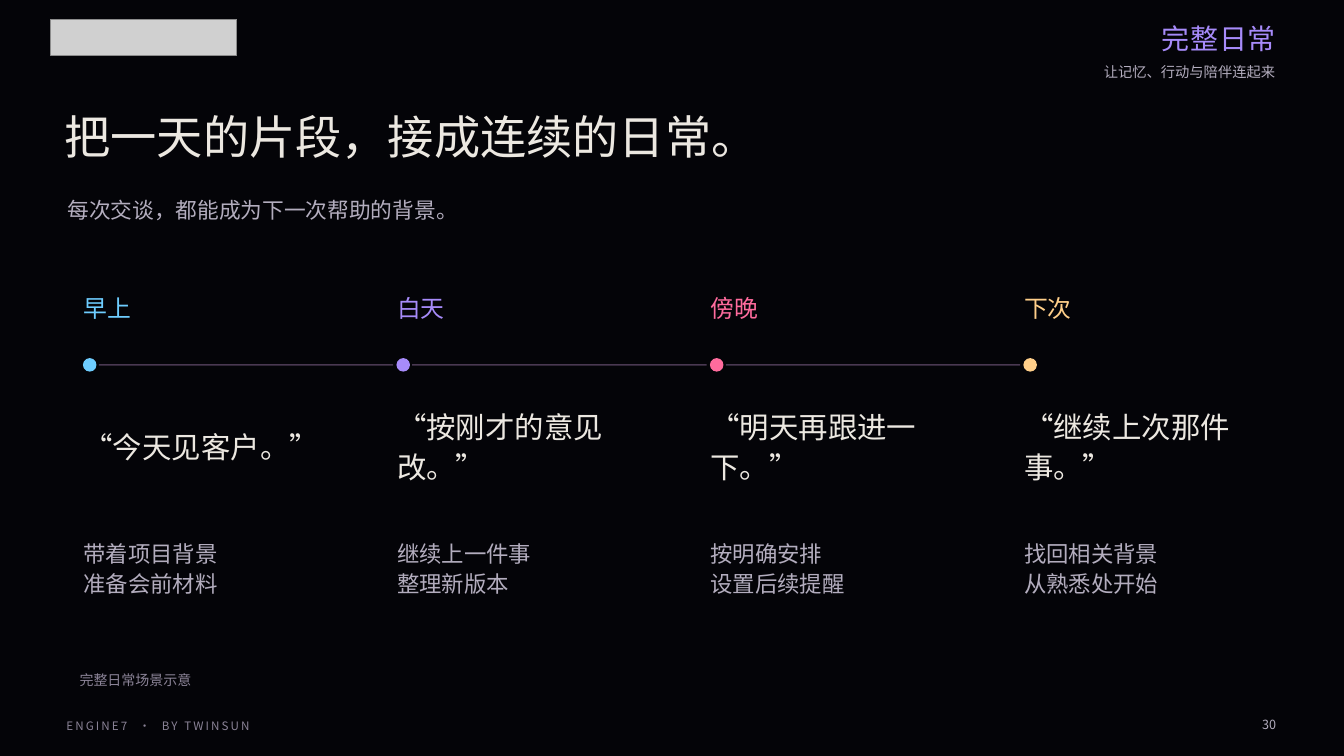
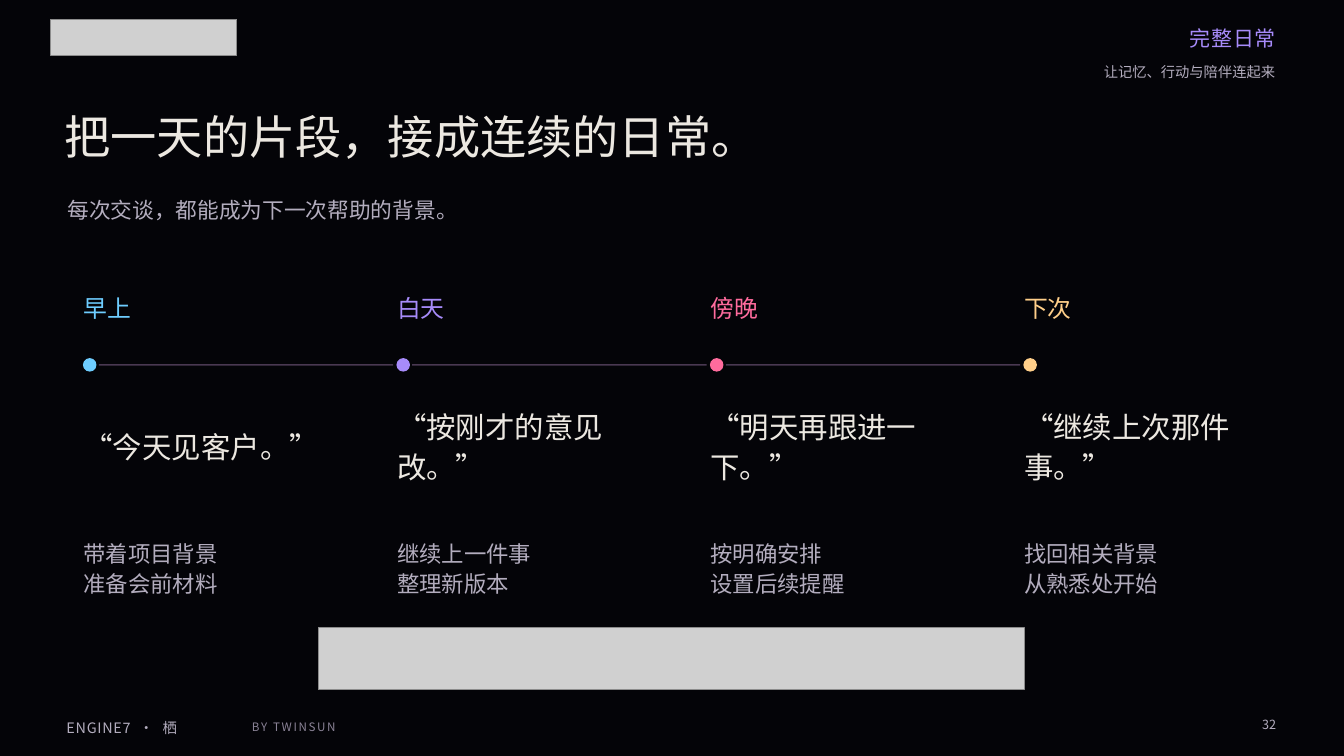
Before and after one commit to ruiyangruiyi/engine7-docs, a slide deck: slide 32 of materials/engine7-product-introduction.pptx (slide 30 before the commit). Drawn at 1344x756 pixels with LibreOffice and Linux fonts; fonts in the diff are those of the drawing; grey boxes stand for pictures; background and template pictures are left out. Boxes give left, top, right and bottom in pixels: in the first picture for what was removed or moved away, otherwise in the second. Text is boxed around its words. In the diff, an @@ line names an element or a change of style, - is before the commit and + after.

```diff
--- a/materials/engine7-product-introduction.pptx
+++ b/materials/engine7-product-introduction.pptx
@@ text "完整日常" at bbox=[1190, 28, 1276, 48]: size 20 to 15 pt @@
@@ picture added at bbox=[319, 628, 1024, 690] @@
@@ text removed at bbox=[80, 673, 192, 686] @@
-完整日常场景示意
@@ text at bbox=[1262, 719, 1276, 729]: text changed @@
-30
+32
@@ text added at bbox=[66, 721, 177, 734], 10.3 pt, text #B3ADBE @@
+ENGINE7 · 栖
@@ text at bbox=[252, 722, 336, 731]: text changed @@
-ENGINE7 · BY TWINSUN
+BY TWINSUN
```
Also in this commit, not shown: 40 other slides changed, 3 slides added, 8 other files.
